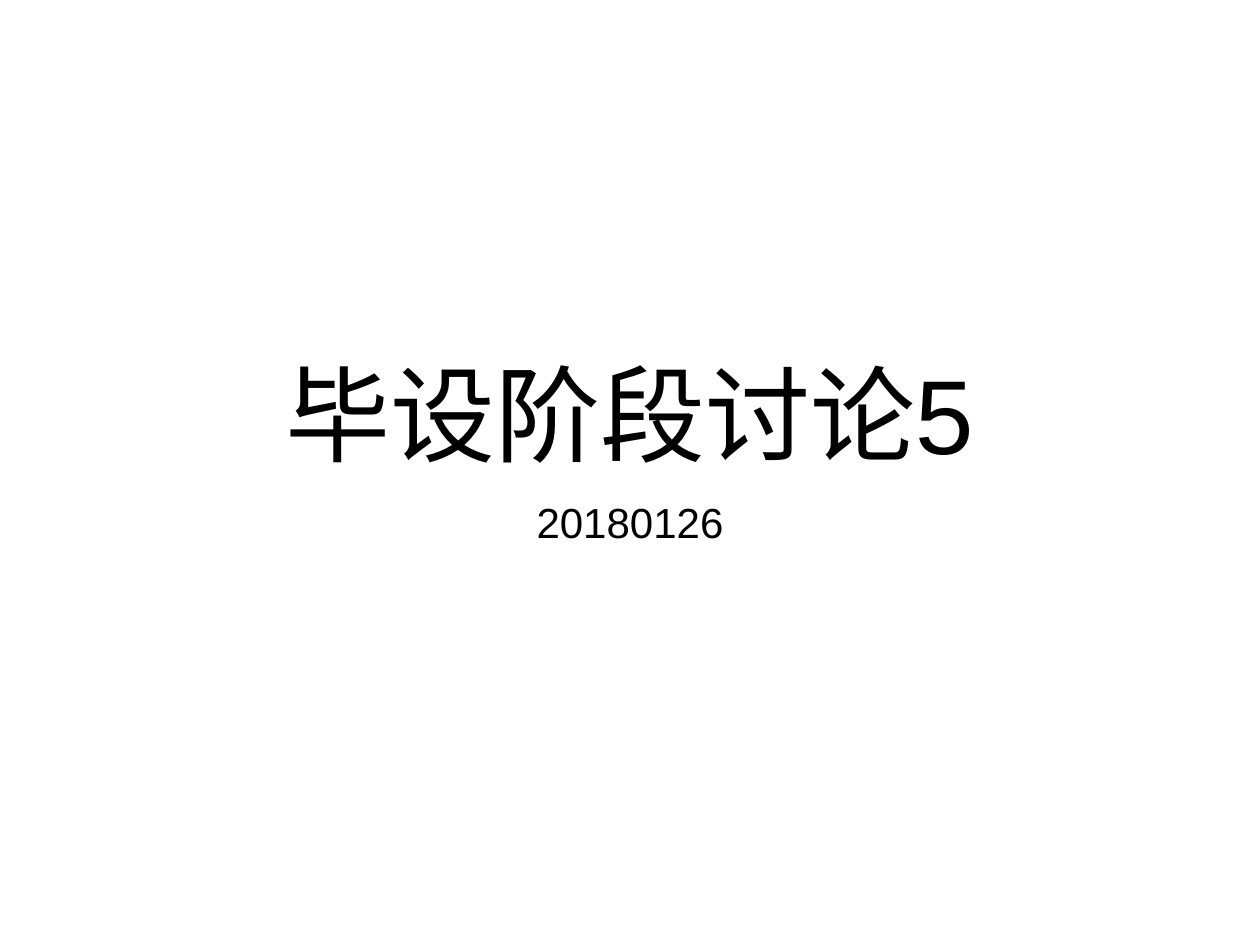
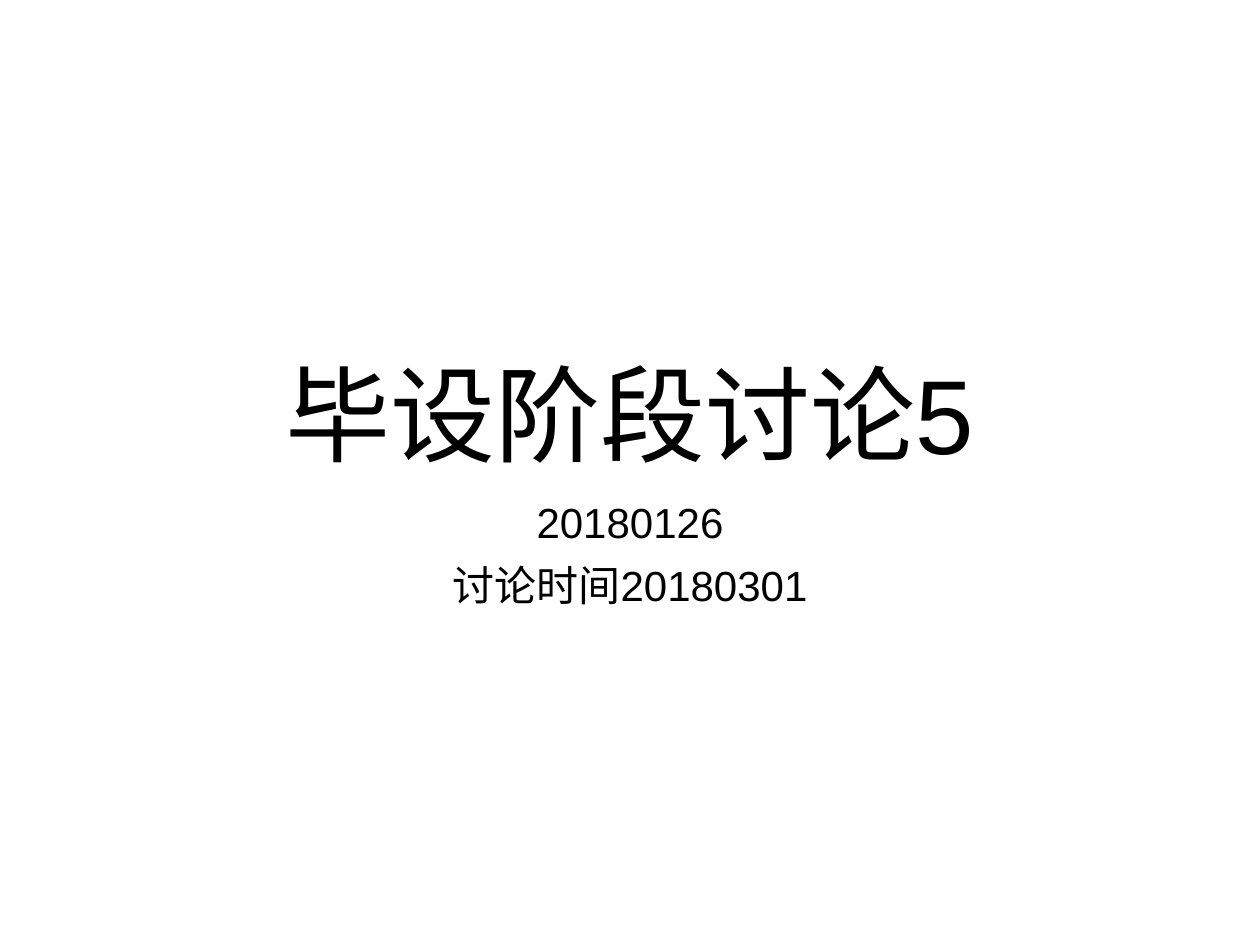
Before and after one commit to wangqing93/ibgp_exp, a slide deck: slide 1 of doc/毕设阶段讨论5.pptx. Drawn at 1260x945 pixels with LibreOffice and Linux fonts; fonts in the diff are those of the drawing. Boxes give left, top, right and bottom in pixels: in the first picture for what was removed or moved away, otherwise in the second. Text is boxed around its words. In the diff, an @@ line names an element or a change of style, - is before the commit and + after.

```diff
--- a/doc/毕设阶段讨论5.pptx
+++ b/doc/毕设阶段讨论5.pptx
@@ subtitle at box(453, 565, 808, 605): paragraph added @@
+讨论时间20180301
```
Also in this commit, not shown: 1 other slide changed, 3 slides added, 2 other files.
